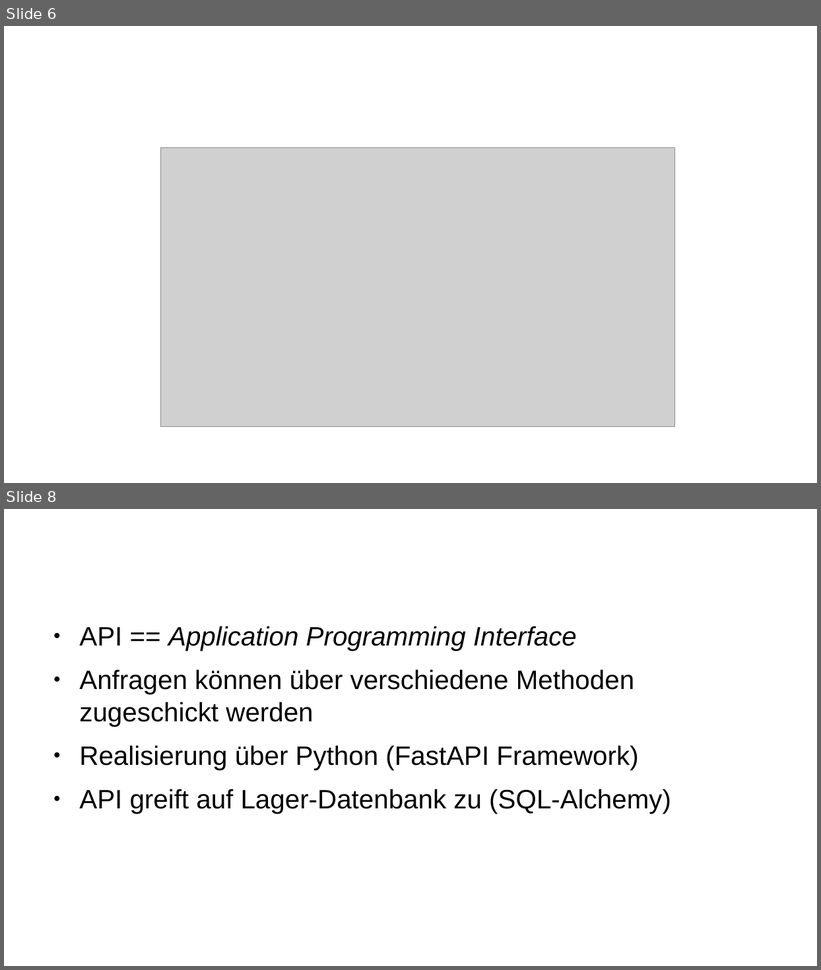
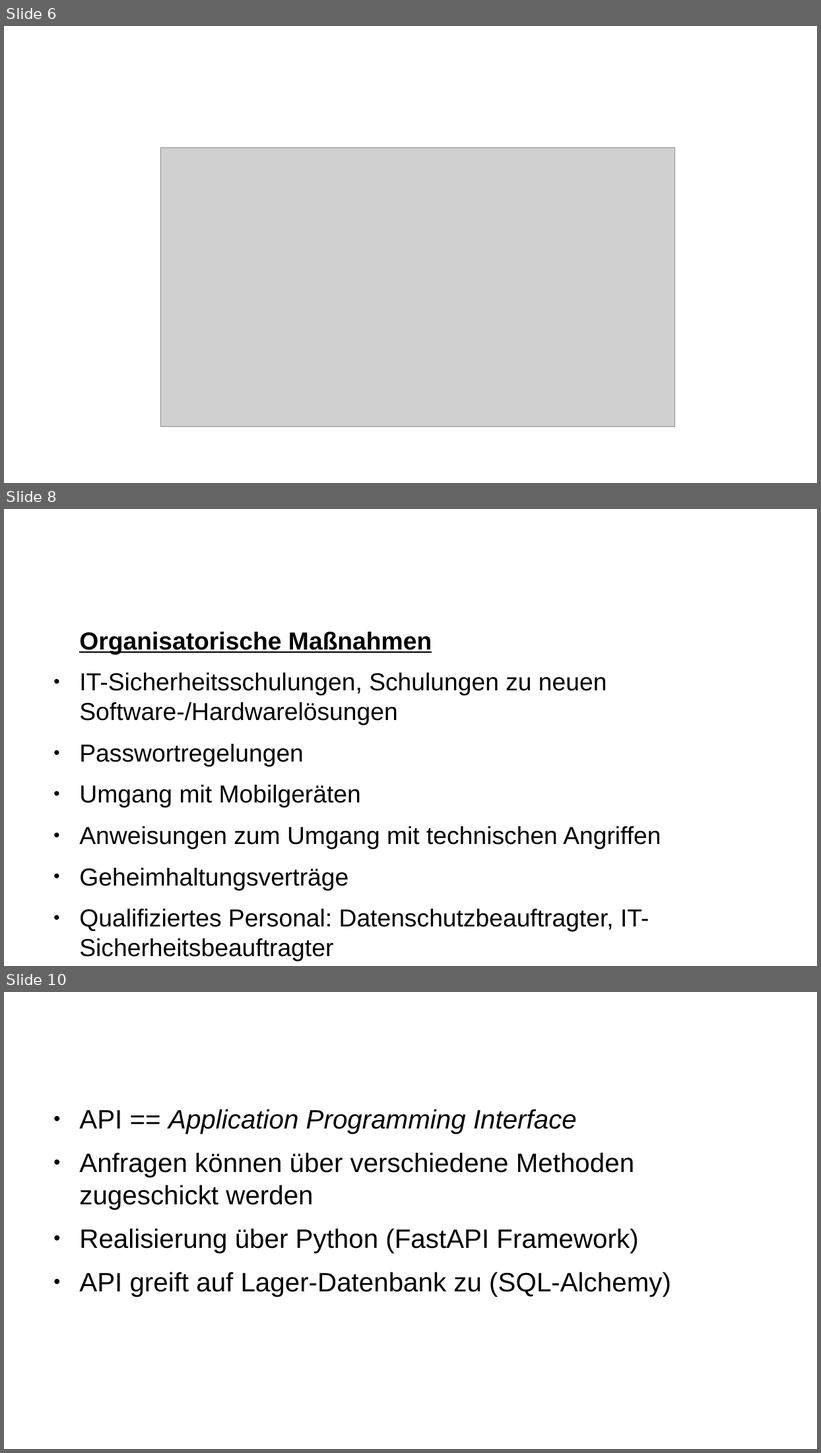
Before and after one commit to peterLERNSAX/softwaredd, a slide deck: softwaredd.odp. Shown one above the other, each under a label of ours: slides 6 and 8 before the commit, slides 6, 8 and 10 after it; the slides between them are not shown. The pictures are 821x970 and 821x1453 pixels, drawn with LibreOffice and Linux fonts; fonts in the diff are those of the drawing; grey boxes stand for pictures; background and template pictures are left out. Boxes give left, top, right and bottom in pixels: in the first picture for what was removed or moved away, otherwise in the second. Text is boxed around its words. In the diff, an @@ line names an element or a change of style, - is before the commit and + after.

```diff
--- a/softwaredd.odp
+++ b/softwaredd.odp
@@ slide 8 added at <box>4,509,817,966</box>, background #FFFFFF @@
@@ text added at <box>79,632,661,962</box>, 24.1 pt, text #000000 @@
+Organisatorische Maßnahmen
+● IT-Sicherheitsschulungen, Schulungen zu neuen Software-/Hardwarelösungen
+● Passwortregelungen
+● Umgang mit Mobilgeräten
+● Anweisungen zum Umgang mit technischen Angriffen
+● Geheimhaltungsverträge
+● Qualifiziertes Personal: Datenschutzbeauftragter, IT-Sicherheitsbeauftragter
@@ title added at <box>79,673,362,696</box>, 35.7 pt, text #FFFFFF @@
+IT-Sicherheitskonzept
@@ what was slide 8 is now slide 10 @@
```
Also in this commit, not shown: 1 slide changed, 1 other slide added.
